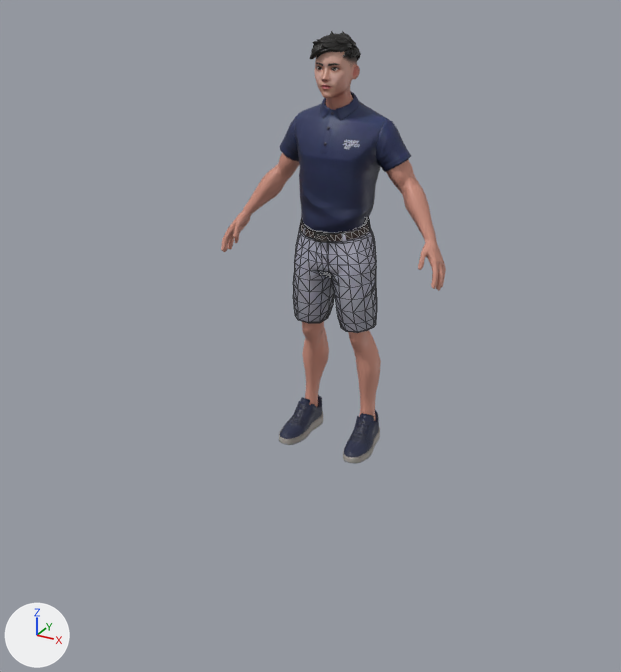
One commit to the FBX model knee/demo_lateralrotation.fbx: the scene before it, then after it.
One viewpoint serves both versions: a 50 mm lens placed at (1.64, -3.23, 2.12), pointed at (-0.03, -0.18, 0.6). Arrows for +X, +Y and +Z are at lower left; the lights stay in place. Mesh edges are drawn as thin lines on the coarser meshes. Where no turn or scale is listed for an object, it has been applied to the vertices.

In view in the first picture: 'Wolf3D_Body', 'Wolf3D_Head', 'Wolf3D_Outfit_Bottom', 'Wolf3D_Outfit_Footwear', 'Wolf3D_Outfit_Top'.
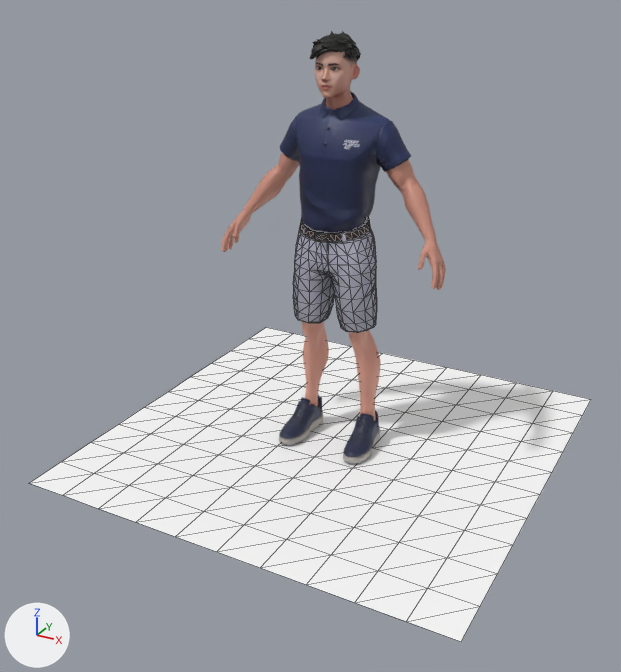
Boxes [x1, y1, x2, y2] around the edits, measured in the pictures (621 x 672 px):
'Plane', added
    after: [30, 327, 591, 641]

The change, as a diff of the scene's bpy script:
```diff
--- a/knee/demo_lateralrotation.fbx.py
+++ b/knee/demo_lateralrotation.fbx.py
@@ mat_default_material @@
+mat_default_material = principled_material('Default_Material')
+mat_default_material.base_color = (1.0, 1.0, 1.0)  # white #ffffff
@@ me_scene_009 @@
+me_scene_009.from_pydata(...)  # 121 vertices, 200 faces; spans x -1.0..1.0, y -1.0..1.0, z 0.0
+me_scene_009.materials.append(mat_default_material)  # white #ffffff
@@ ob_plane @@
+ob_plane = bpy.data.objects.new('Plane', me_scene_009)
+ob_plane.location = (0.0, 0.0, 0.0)
```
